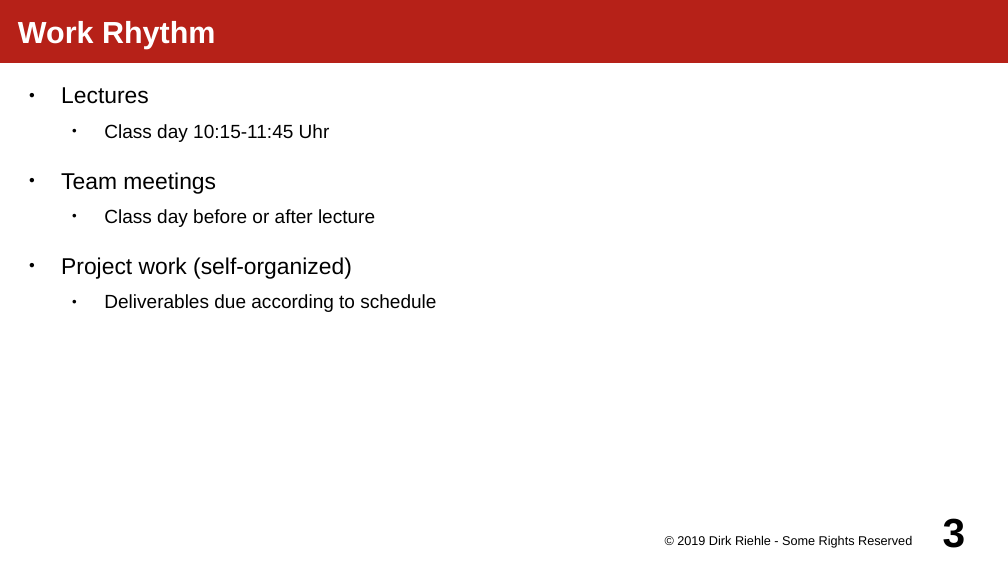
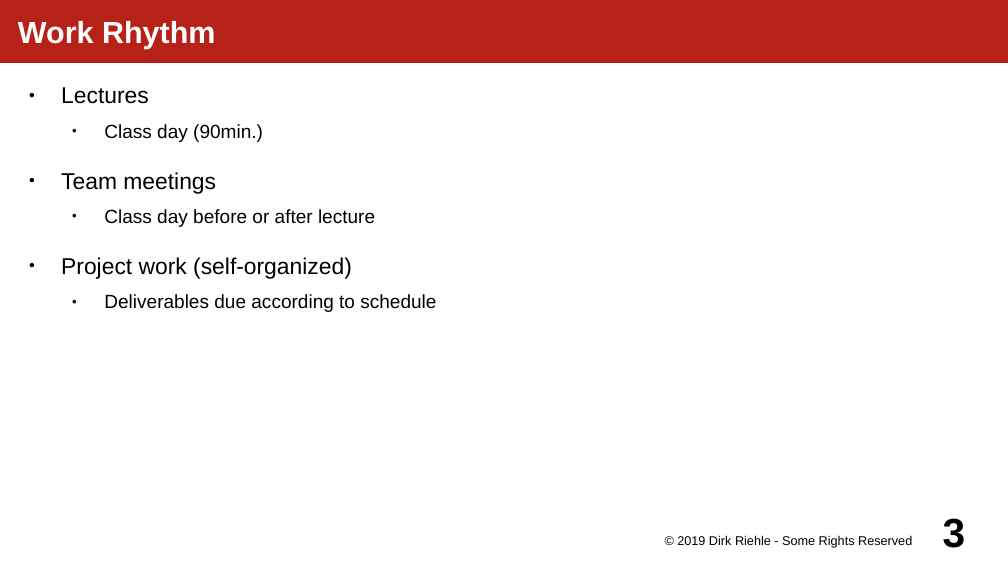
Before and after one commit to dirkriehle/amos-course, a slide deck: slide 3 of Lecture slides/AMOS A02 - Course Schedule.odp. Drawn at 1008x567 pixels with LibreOffice and Linux fonts; fonts in the diff are those of the drawing. Boxes give left, top, right and bottom in pixels: in the first picture for what was removed or moved away, otherwise in the second. Text is boxed around its words. In the diff, an @@ line names an element or a change of style, - is before the commit and + after.

```diff
--- a/Lecture slides/AMOS A02 - Course Schedule.odp
+++ b/Lecture slides/AMOS A02 - Course Schedule.odp
@@ text at box(104, 124, 263, 142): text changed @@
-  ● Class day 10:15-11:45 Uhr
+  ● Class day (90min.)
```
Also in this commit, not shown: 3 other slides changed.
